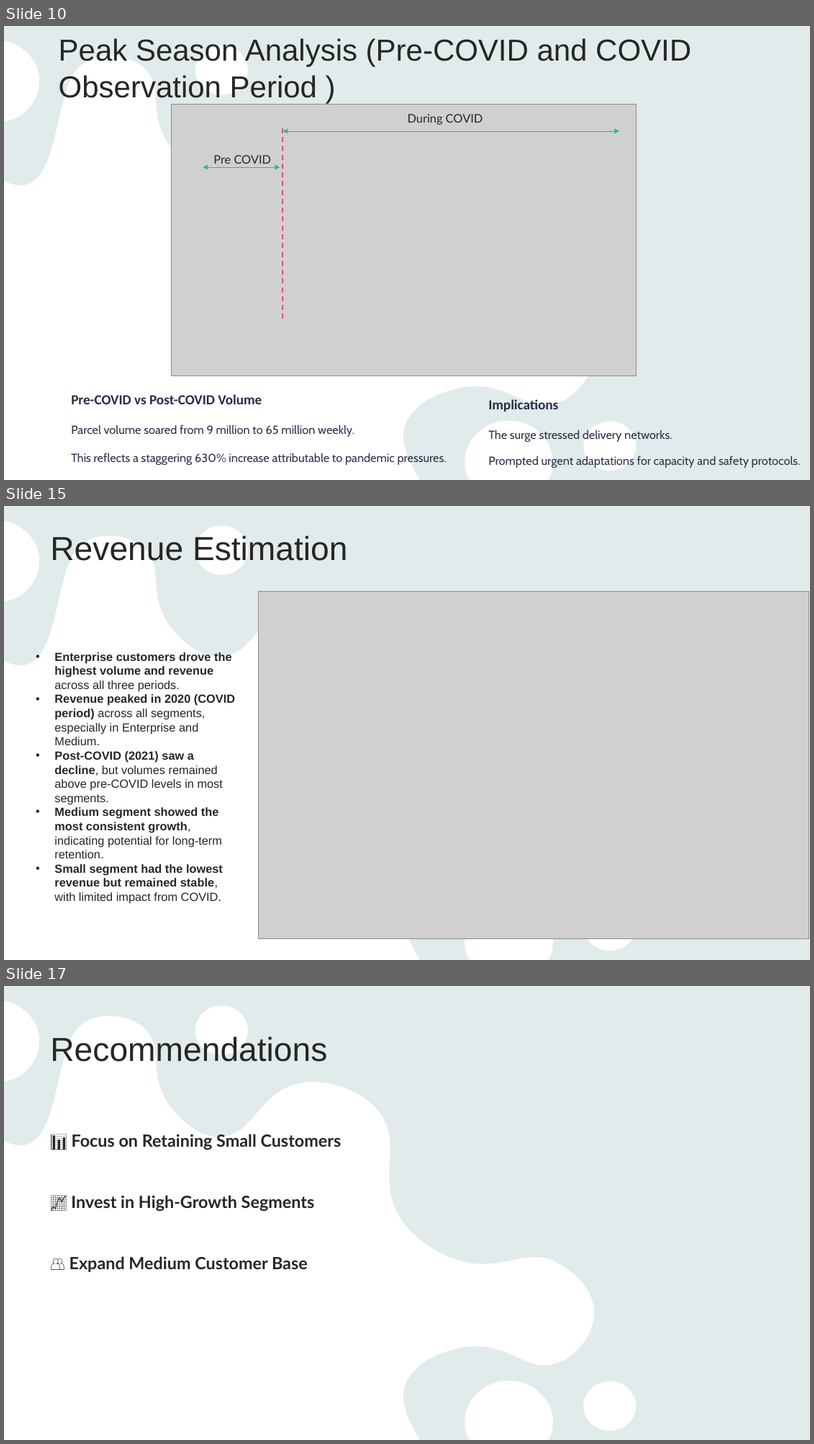
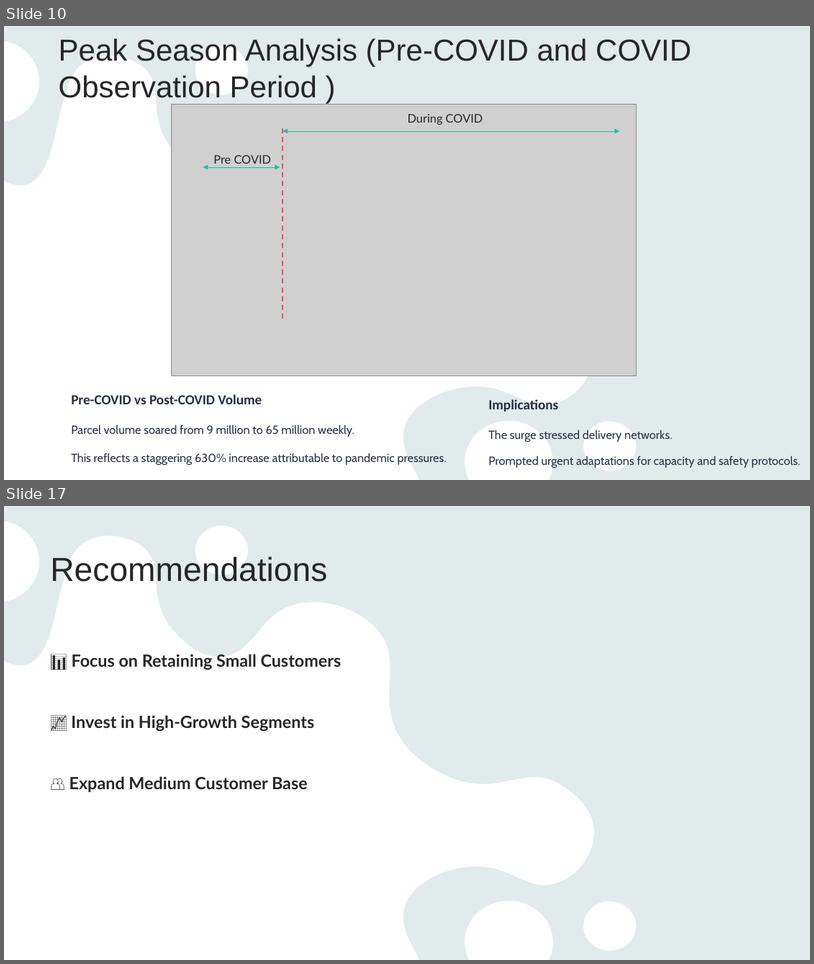
Before and after one commit to anhquanbui/finalprojectg7, a slide deck: Project.pptx. Shown one above the other, each under a label of ours: slides 10, 15 and 17 before the commit, slides 10 and 17 after it; the slides between them are not shown. The pictures are 814x1444 and 814x964 pixels, drawn with LibreOffice and Linux fonts; fonts in the diff are those of the drawing; grey boxes stand for pictures. Boxes give left, top, right and bottom in pixels: in the first picture for what was removed or moved away, otherwise in the second. Text is boxed around its words. In the diff, an @@ line names an element or a change of style, - is before the commit and + after.

```diff
--- a/Project.pptx
+++ b/Project.pptx
@@ slide 15 removed at [4,506,810,960], background #E9F3F3; not listed: 2 template elements that a slide beside it also shows @@
@@ title removed at [50,536,347,561] @@
-Revenue Estimation
@@ picture removed at [258,591,810,938] @@
@@ text removed at [54,652,235,903] @@
-• Enterprise customers drove the highest volume and revenue across all three periods.
-• Revenue peaked in 2020 (COVID period) across all segments, especially in Enterprise and Medium.
-• Post-COVID (2021) saw a decline, but volumes remained above pre-COVID levels in most segments.
-• Medium segment showed the most consistent growth, indicating potential for long-term retention.
-• Small segment had the lowest revenue but remained stable, with limited impact from COVID.
```
Also in this commit, not shown: 4 slides changed, 6 slides added, 5 other slides removed.
